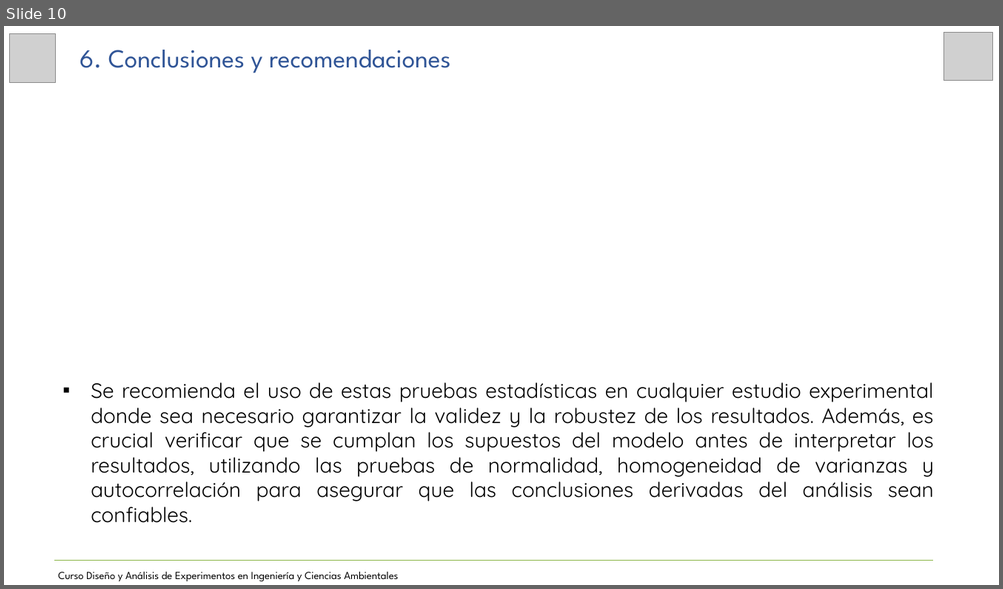
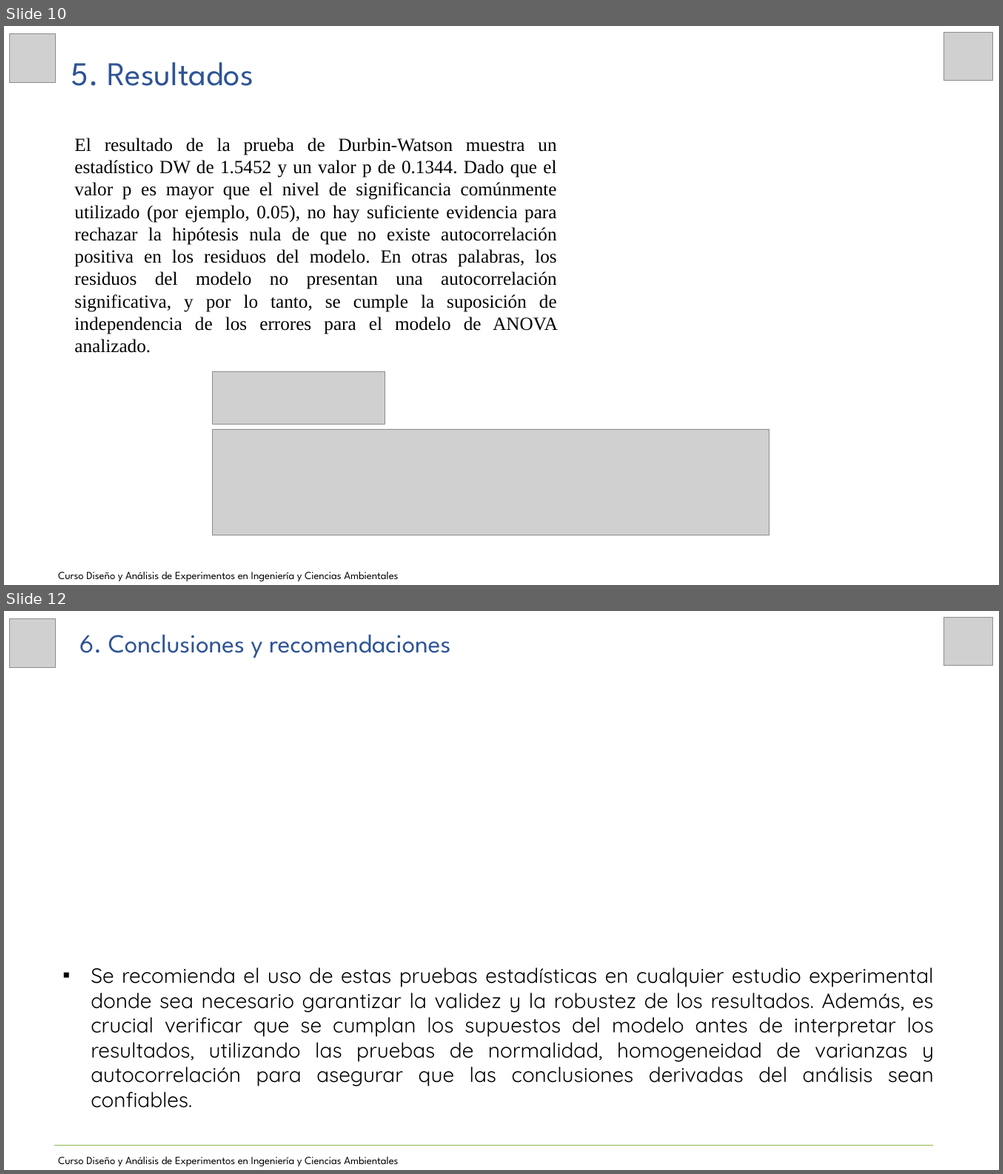
Before and after one commit to JoseZevallosR/Diseno_experimental, a slide deck: tarea4/04_Presentación_A_Estadístico_24_09_2024.pptx. Shown one above the other, each under a label of ours: slide 10 before the commit, slides 10 and 12 after it; the slides between them are not shown. The pictures are 1003x589 and 1003x1174 pixels, drawn with LibreOffice and Linux fonts; fonts in the diff are those of the drawing; grey boxes stand for pictures. Boxes give left, top, right and bottom in pixels: in the first picture for what was removed or moved away, otherwise in the second. Text is boxed around its words. In the diff, an @@ line names an element or a change of style, - is before the commit and + after.

```diff
--- a/tarea4/04_Presentación_A_Estadístico_24_09_2024.pptx
+++ b/tarea4/04_Presentación_A_Estadístico_24_09_2024.pptx
@@ slide 10 added at bbox=[4, 26, 999, 585], background #FFFFFF @@
@@ picture added at bbox=[10, 34, 56, 83] @@
@@ picture added at bbox=[944, 32, 993, 81] @@
@@ text added at bbox=[71, 62, 253, 86], 32 pt, text #2F5496 @@
+5. Resultados
@@ text added at bbox=[74, 138, 558, 353], 18 pt, text #000000 @@
+El resultado de la prueba de Durbin-Watson muestra un estadístico DW de 1.5452 y un valor p de 0.1344. Dado que el valor p es mayor que el nivel de significancia comúnmente utilizado (por ejemplo, 0.05), no hay suficiente evidencia para rechazar la hipótesis nula de que no existe autocorrelación positiva en los residuos del modelo. En otras palabras, los residuos del modelo no presentan una autocorrelación significativa, y por lo tanto, se cumple la suposición de independencia de los errores para el modelo de ANOVA analizado.
@@ picture added at bbox=[212, 372, 384, 424] @@
@@ picture added at bbox=[212, 429, 768, 536] @@
@@ text added at bbox=[58, 572, 398, 582], 10.5 pt, text #000000 @@
+Curso Diseño y Análisis de Experimentos en Ingeniería y Ciencias Ambientales
@@ what was slide 10 is now slide 12 @@
```
Also in this commit, not shown: 3 slides changed, 2 other slides added, 1 slide removed, 7 other files.
